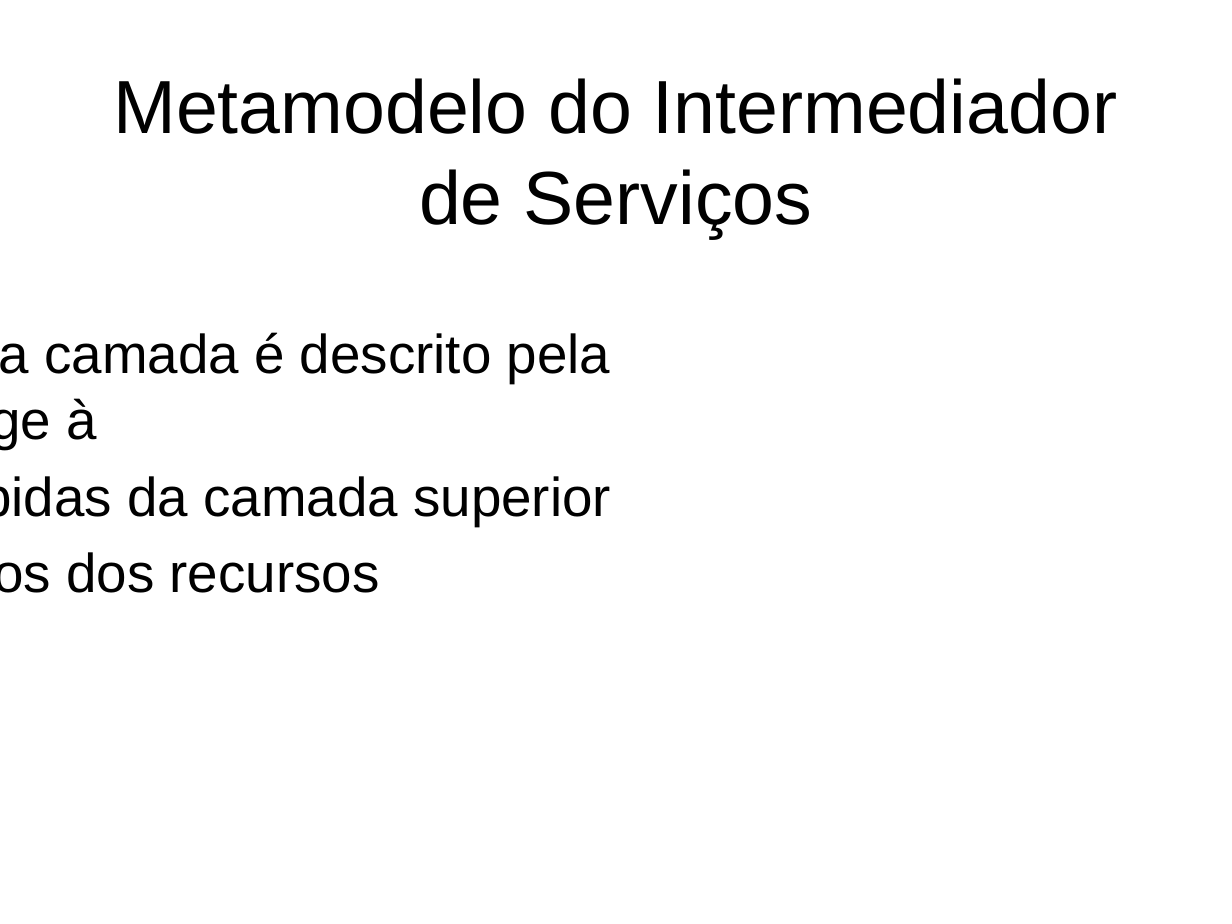
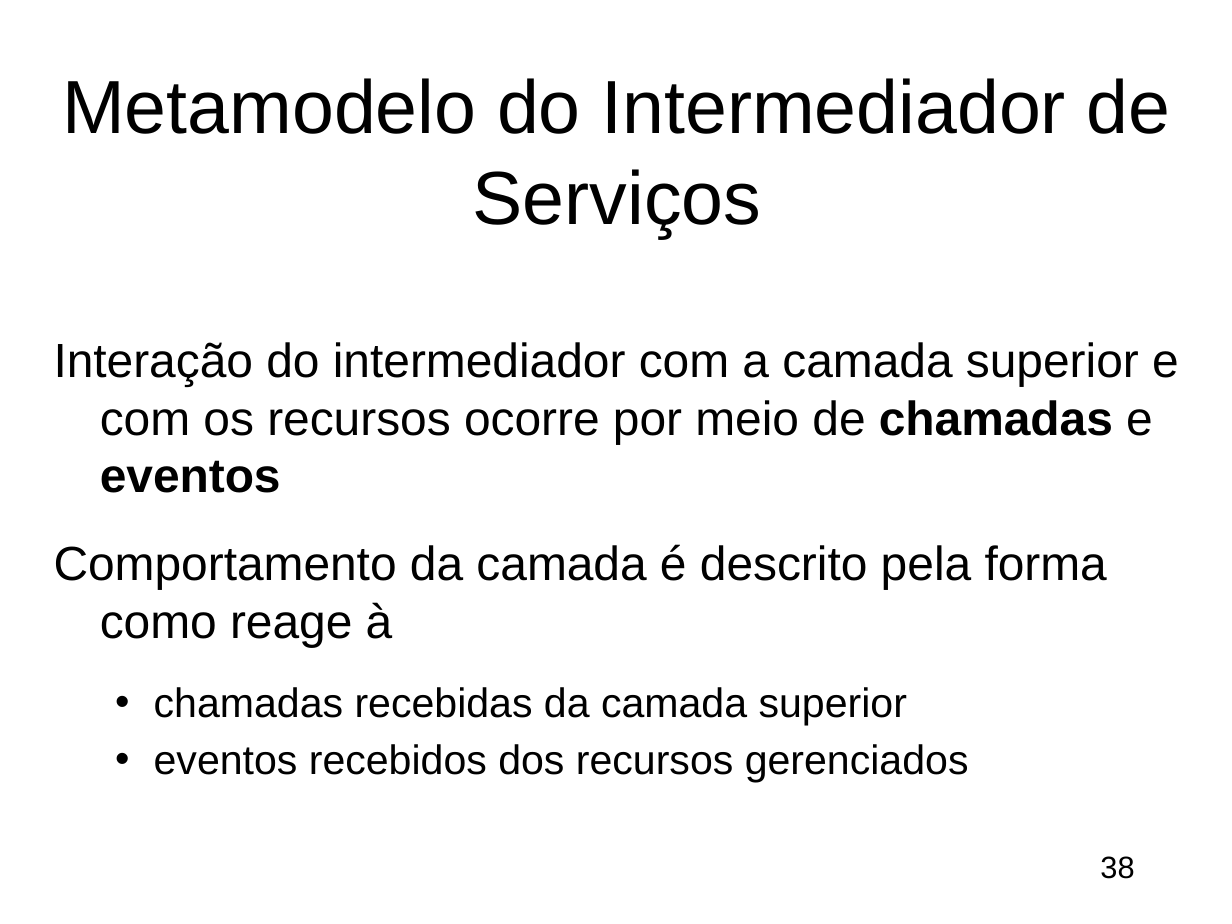
Before and after one commit to gcms/ncb, a slide deck: slide 38 of dissertacao/ApresentacaoGustavo.pptx (slide 26 before the commit). Drawn at 1232x924 pixels with LibreOffice and Linux fonts; fonts in the diff are those of the drawing; background and template pictures are left out. Boxes give left, top, right and bottom in pixels: in the first picture for what was removed or moved away, otherwise in the second. Text is boxed around its words. In the diff, an @@ line names an element or a change of style, - is before the commit and + after.

```diff
--- a/dissertacao/ApresentacaoGustavo.pptx
+++ b/dissertacao/ApresentacaoGustavo.pptx
@@ title "Metamodelo do Intermediador de Serviços" rewrapped from (113,78,1117,238) to (62,78,1171,238) @@
@@ text "Interação do intermediador com a ...": place and size @@
-text "Interação do intermediador com a ..." at (44,332,611,593)
+text "Interação do intermediador com a ..." at (54,342,1179,783)
@@ text at (54,342,1179,493): paragraph added @@
+Interação do intermediador com a camada superior e com os recursos ocorre por meio de chamadas e eventos
@@ text at (54,544,1107,783): size 32 to 28 pt in "Comportamento da camada é descrito pela forma ..."; size 32 to 24 pt in "chamadas recebidas da camada superior", "eventos recebidos dos recursos gerenciados"; more space between paragraphs; list level 1 to 2 in "chamadas recebidas da camada superior"; list level 1 to 2 in "eventos recebidos dos recursos gerenciados" @@
@@ page number added at (1100,856,1134,879), 18 pt, text #000000 @@
+38
```
Also in this commit, not shown: 23 other slides changed, 96 slides added, 15 slides removed, 2 other files.
